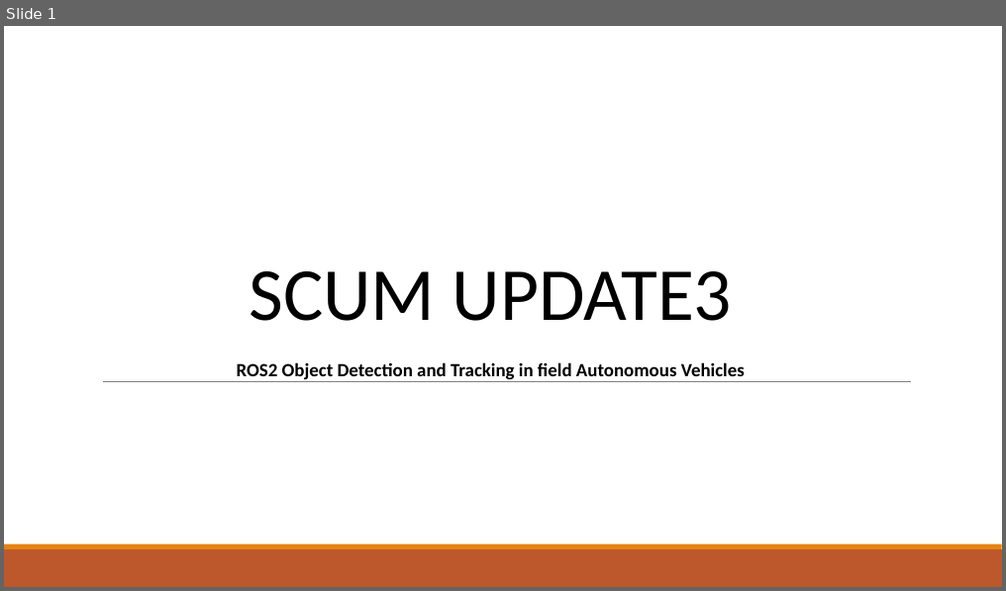
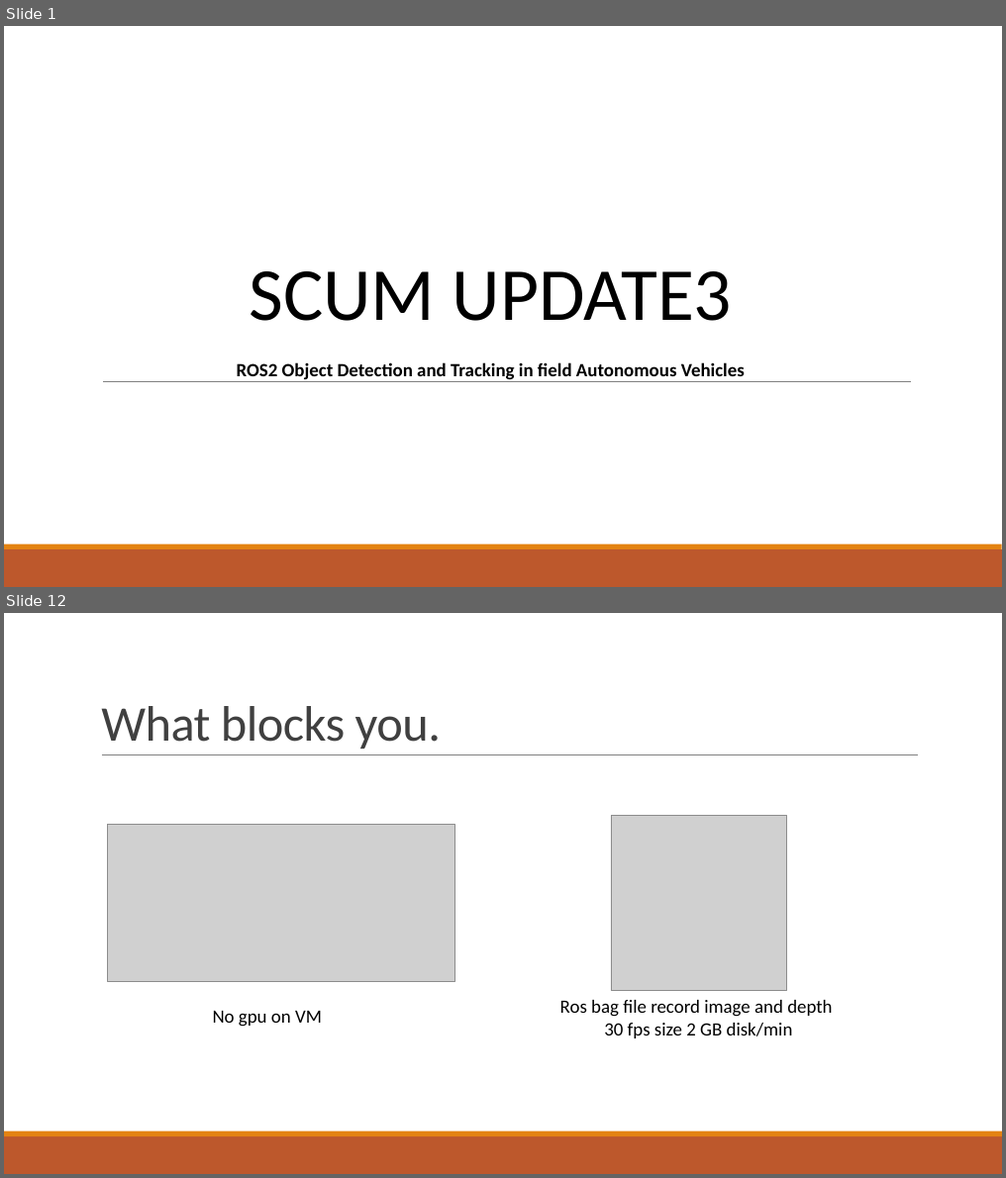
Before and after one commit to pound03/FRA361-ROBOTICS-STUDIO-IV-OPEN-TOPICS, a slide deck: doc/scrum/scrum2/scurm 3.pptx. Shown one above the other, each under a label of ours: slide 1 before the commit, slides 1 and 12 after it; the slides between them are not shown. The pictures are 1006x591 and 1006x1178 pixels, drawn with LibreOffice and Linux fonts; fonts in the diff are those of the drawing; grey boxes stand for pictures. Boxes give left, top, right and bottom in pixels: in the first picture for what was removed or moved away, otherwise in the second. Text is boxed around its words. In the diff, an @@ line names an element or a change of style, - is before the commit and + after.

```diff
--- a/doc/scrum/scrum2/scurm 3.pptx
+++ b/doc/scrum/scrum2/scurm 3.pptx
@@ slide 12 added at (x1=4, y1=613, x2=1002, y2=1174), background #FFFFFF; not listed: 2 template elements that a slide beside it also shows @@
@@ title added at (x1=101, y1=706, x2=441, y2=749), 48 pt, text #404040 @@
+What blocks you.
@@ line added from (102, 756) to (918, 756), #808080 0.5 pt @@
@@ picture added at (x1=611, y1=816, x2=786, y2=991) @@
@@ picture added at (x1=108, y1=825, x2=455, y2=982) @@
@@ text added at (x1=213, y1=1011, x2=322, y2=1027), 18 pt, text #000000 @@
+No gpu on VM
@@ text added at (x1=560, y1=1000, x2=832, y2=1039), 18 pt, text #000000 @@
+Ros bag file record image and depth
+30 fps size 2 GB disk/min
```
Also in this commit, not shown: 1 slide changed, 11 other slides added, 3 slides removed, 2 other files.
